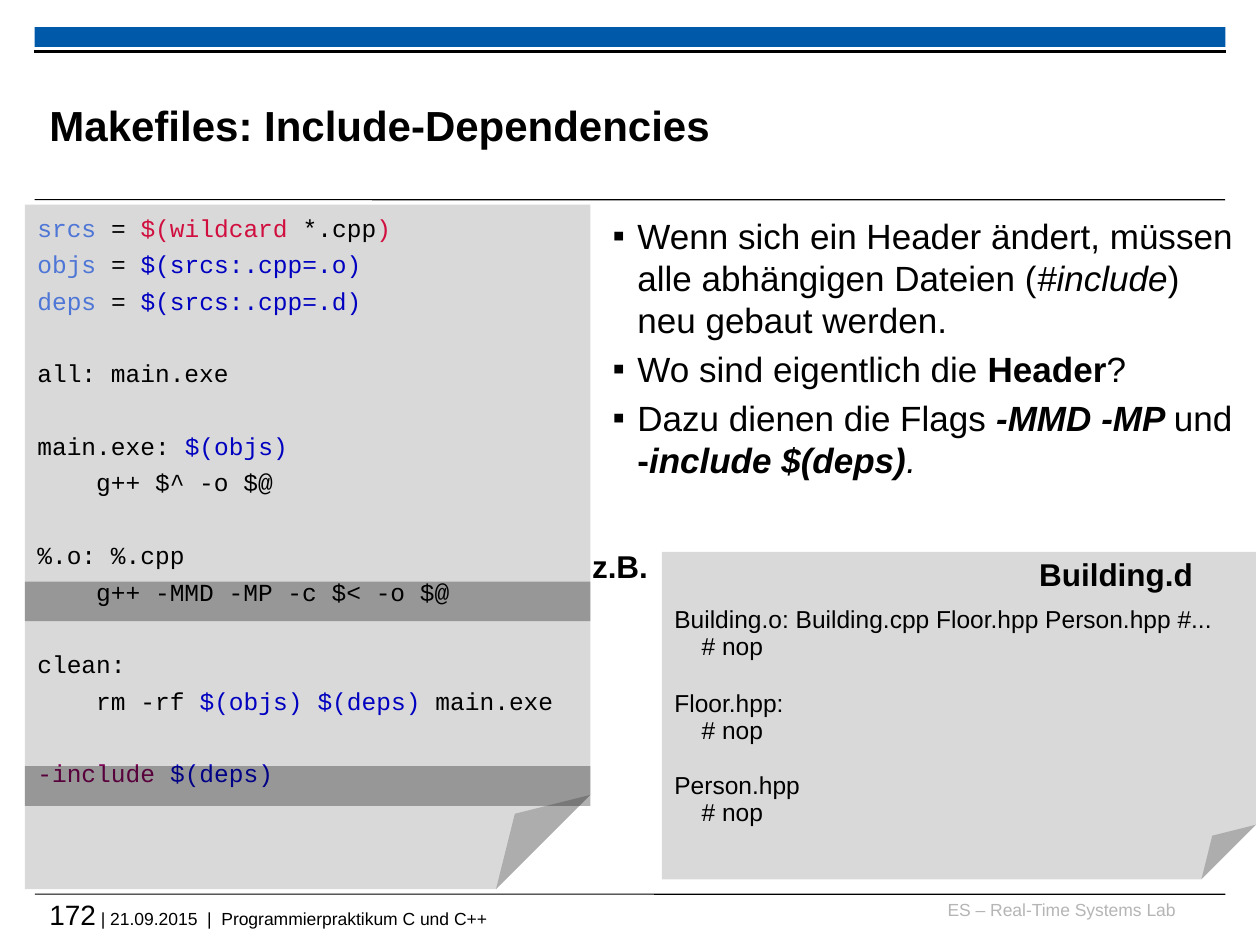
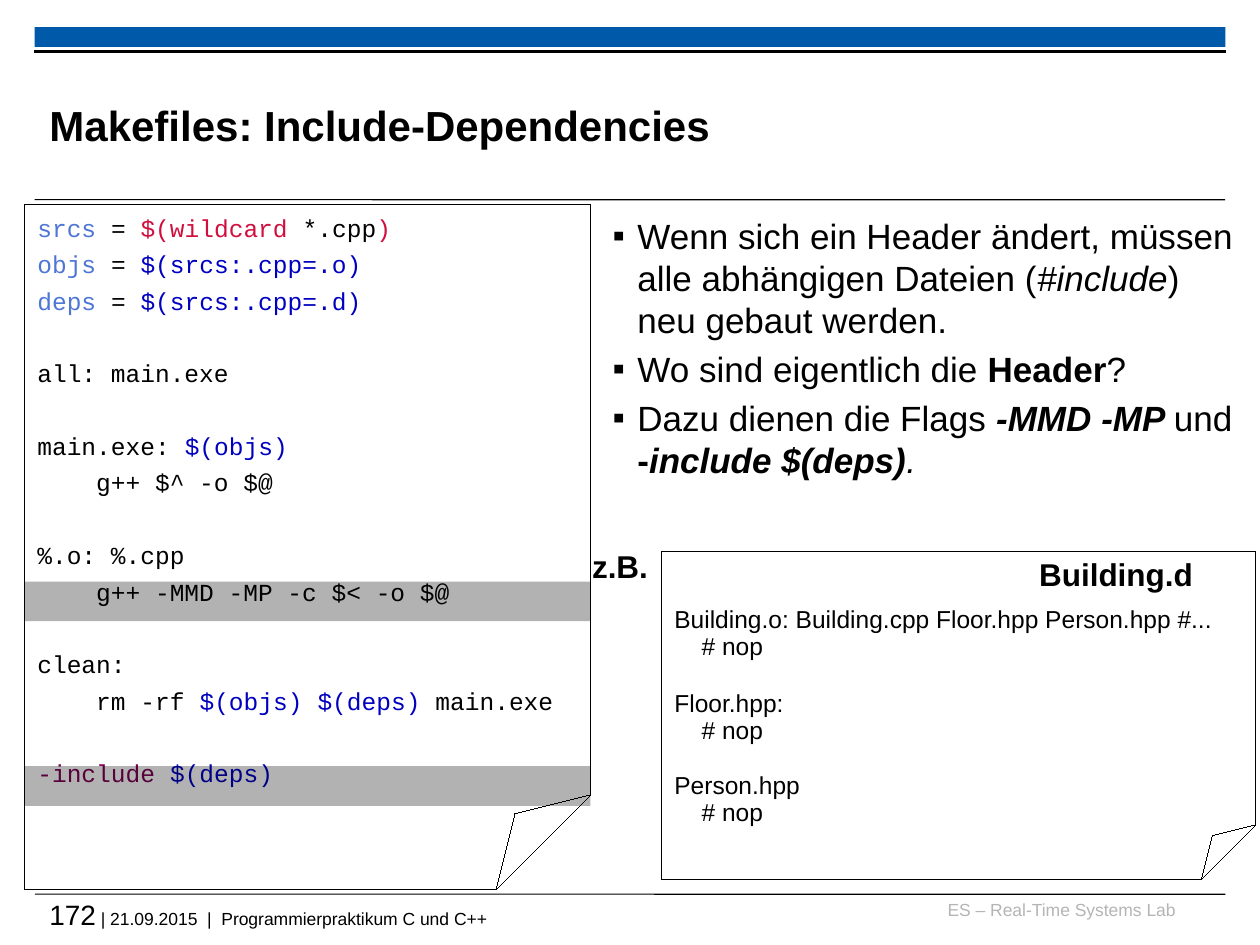
Before and after one commit to h82k/tud-cppp, a slide deck: slide 172 of cppp_lecture.pptx. Drawn at 1260x945 pixels with LibreOffice and Linux fonts; fonts in the diff are those of the drawing; background and template pictures are left out. Boxes give left, top, right and bottom in pixels: in the first picture for what was removed or moved away, otherwise in the second. Text is boxed around its words. In the diff, an @@ line names an element or a change of style, - is before the commit and + after.

```diff
--- a/cppp_lecture.pptx
+++ b/cppp_lecture.pptx
@@ folded corner at box(25, 204, 591, 888): fill #D9D9D9 to none; outline none to #000000 0.75 pt @@
@@ folded corner at box(662, 552, 1255, 879): fill #D9D9D9 to none; outline none to #000000 0.75 pt @@
```
Also in this commit, not shown: 10 other slides changed, 3 slides added, 2 other files.
